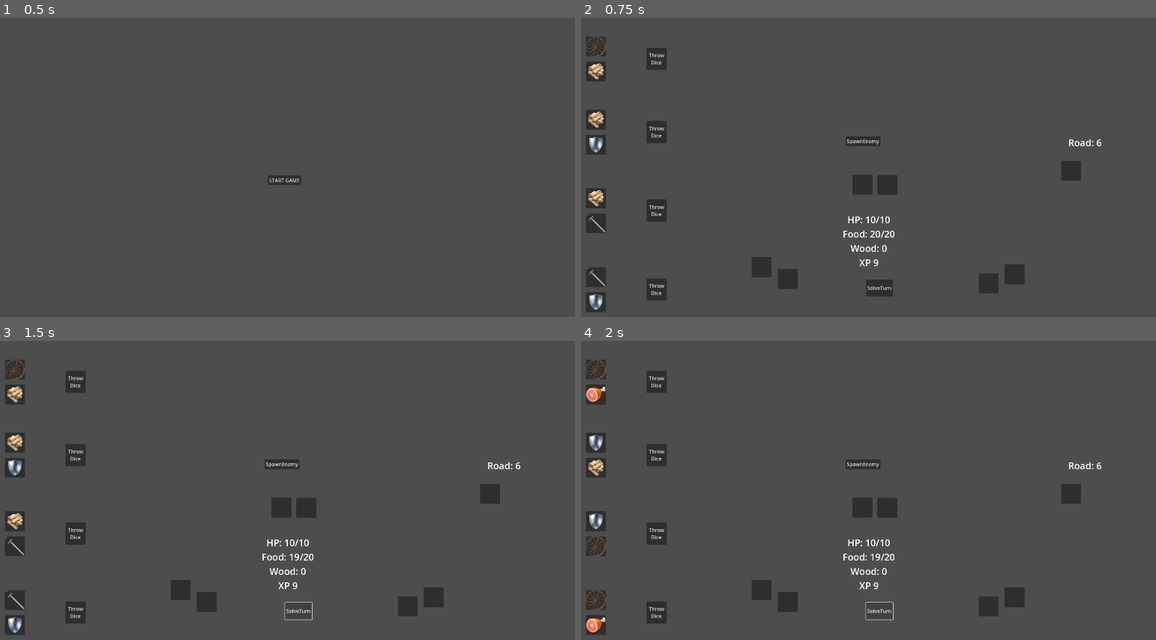
Above: before the commit, frames 1-4 (two rows, left to right).
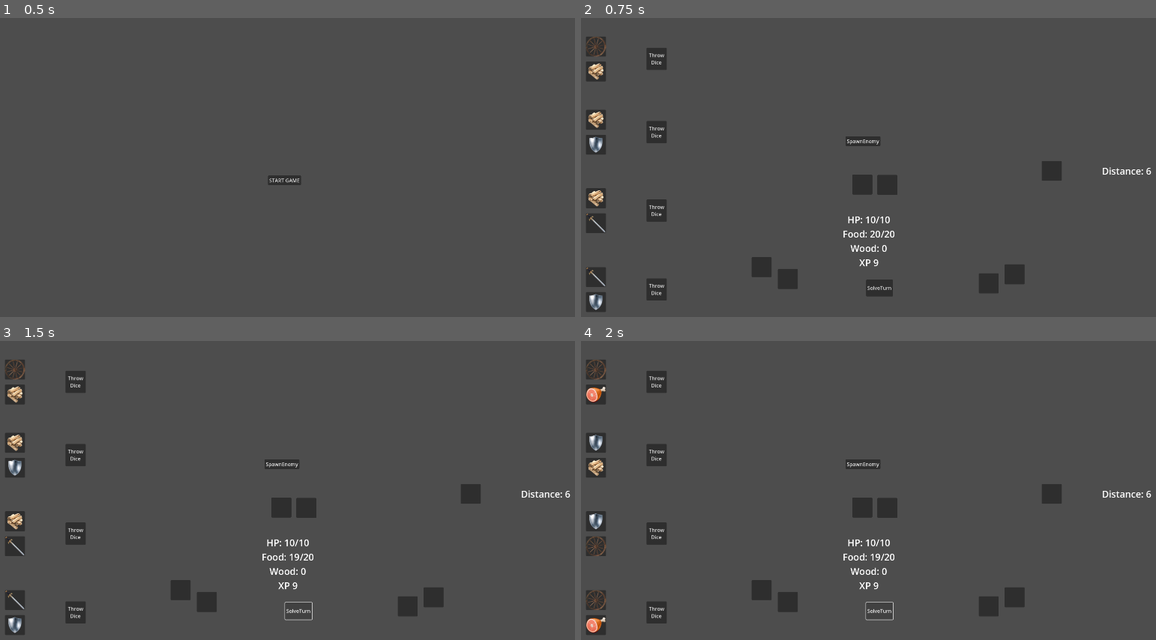
Above: after the commit, the same moments.

Repository: Sugo98/godot-77
Game: Godot game, scene res://game_logic/game_manager.tscn
The game is run twice, just before and just after one commit, with the same random seed, the same clock (stepped at 60 frames per second) and the same inputs.
Inputs:
- Up to frame 1 (0.5 s): no input
- Up to frame 2 (0.75 s): click "START GAME" at 0.5 s
- Up to frame 3 (1.5 s): click "SolveTurn" at 1.25 s
- Up to frame 4 (2 s): no input

Frame 1 is identical in both runs. In frame 2, 0.6% of the frame differs, in the area x 80-100%, y 40-55%; in frame 3, 0.6%; in frame 4, 0.6%.

Commit message:
text feedback to different action spaces

Diff:
--- a/game_logic/basic_level.tscn
+++ b/game_logic/basic_level.tscn
@@ -154,9 +154,9 @@
 [node name="Road" type="PanelContainer" parent="RoadSlots"]
 custom_minimum_size = Vector2(64, 64)
 layout_mode = 0
-offset_left = 1587.0
+offset_left = 1525.0
 offset_top = 478.0
-offset_right = 1651.0
+offset_right = 1589.0
 offset_bottom = 542.0
 script = ExtResource("2_ghtwx")
 type = 5
@@ -164,9 +164,9 @@
 [node name="Road2" type="PanelContainer" parent="RoadSlots"]
 custom_minimum_size = Vector2(64, 64)
 layout_mode = 0
-offset_left = 1663.0
+offset_left = 1601.0
 offset_top = 477.0
-offset_right = 1727.0
+offset_right = 1665.0
 offset_bottom = 541.0
 script = ExtResource("2_ghtwx")
 type = 5
@@ -215,12 +215,12 @@
 text = "SolveTurn"
 
 [node name="RoadLabel" type="Label" parent="."]
-offset_left = 1610.0
-offset_top = 398.0
-offset_right = 1717.0
-offset_bottom = 440.0
+offset_left = 1718.0
+offset_top = 489.0
+offset_right = 1825.0
+offset_bottom = 531.0
 theme_override_font_sizes/font_size = 30
-text = "Road: 5"
+text = "Distance: 5"
 
 [node name="AnimationTimer" type="Timer" parent="."]
 
--- a/game_logic/basic_level_logic.gd
+++ b/game_logic/basic_level_logic.gd
@@ -106,6 +106,8 @@
 		if slot.get_child_count() == 0:
 			continue
 		var face : DiceFace = slot.get_child(0)
+		Utils.create_text_feedback("+" + str(face.data.wood) +" Wood", slot.global_position)
+		face.hide()
 		heroes_manager.increase_wood(face.data.wood)
 		await wait_time(basic_wait_time)
 
@@ -114,8 +116,13 @@
 		if slot.get_child_count() == 0:
 			continue
 		var face : DiceFace = slot.get_child(0)
-		heroes_manager.increase_shield(face.data.shield)
-		heroes_manager.repair(face.data.wheel)
+		if face.data.shield:
+			Utils.create_text_feedback("+" + str(face.data.shield) +" Shield", slot.global_position)
+			face.hide()
+			heroes_manager.increase_shield(face.data.shield)
+		if face.data.wheel:
+			face.hide()
+			heroes_manager.repair(face.data.wheel, slot.global_position)
 		await wait_time(basic_wait_time)
 
 func solve_enemies_slots():
@@ -138,12 +145,14 @@
 		if slot.get_child_count() == 0:
 			continue
 		var face : DiceFace = slot.get_child(0)
+		Utils.create_text_feedback("-" + str(face.data.wheel) +" Distance", slot.global_position)
+		face.hide()
 		decrase_road(face.data.wheel)
 		await wait_time(basic_wait_time)
 
 func decrase_road(x):
 	road -= x
-	road_label.text = "Road: " + str(road)
+	road_label.text = "Distance: " + str(road)
 	if road <= 0:
 		next_level()
 
--- a/game_logic/hero_party_manager.gd
+++ b/game_logic/hero_party_manager.gd
@@ -66,8 +66,11 @@
 func increase_shield(x):
 	shield += x
 
-func repair(x):
+func repair(x, pos):
 	if wood >= repair_cost:
 		wood -= repair_cost
 		health += 1
 	update_all_labels()
+	Utils.create_text_feedback("-" + str(repair_cost) +" Wood", pos)
+	await get_tree().create_timer(0.3).timeout
+	Utils.create_text_feedback("+" + str(x) +" HP", pos)
